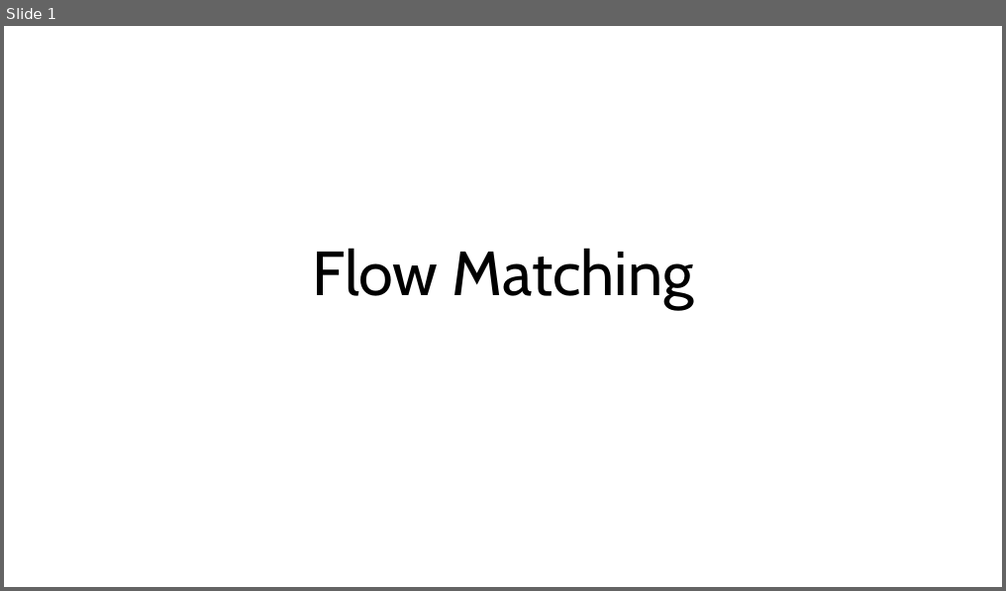
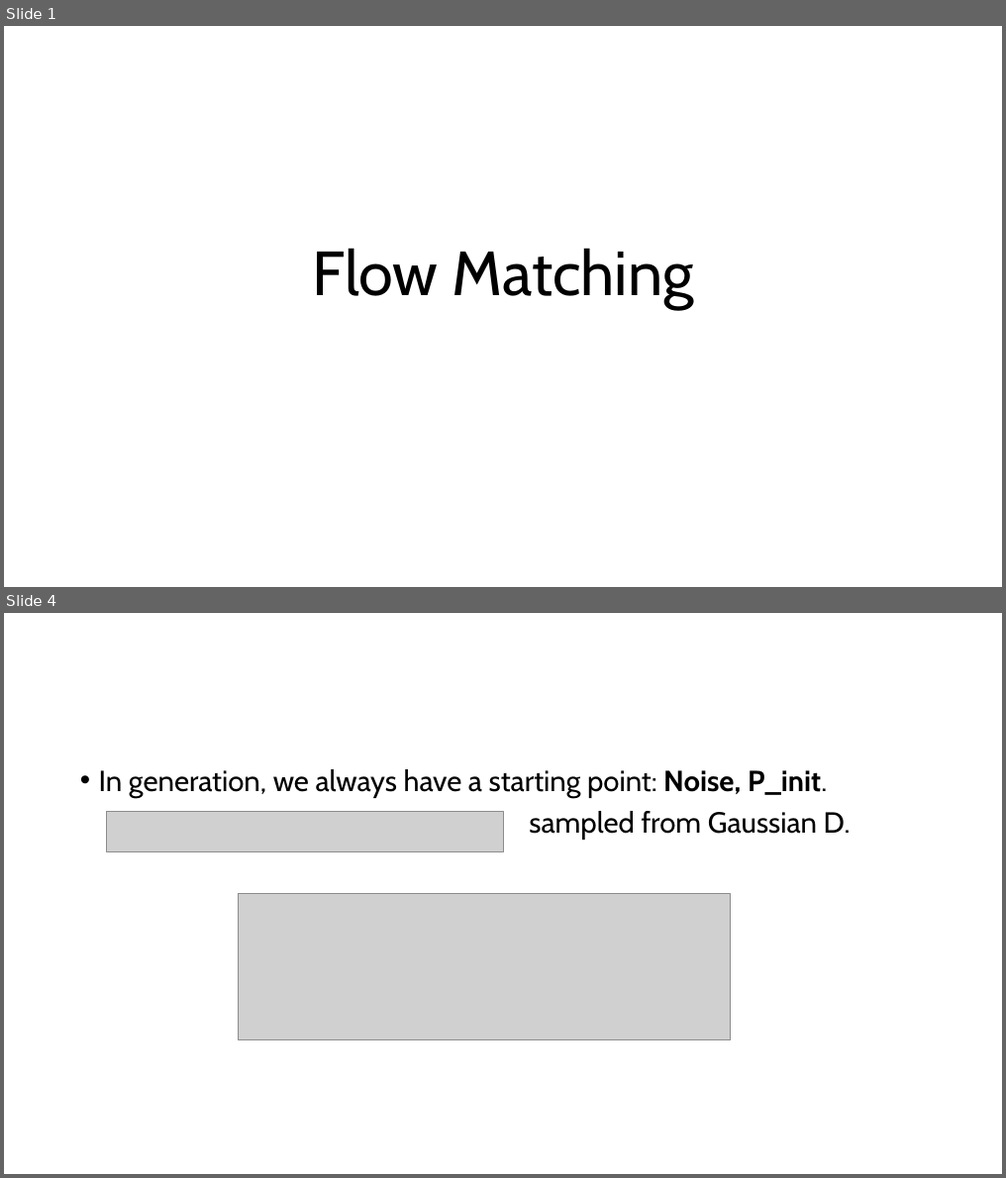
Before and after one commit to SOKOUDJOU-LEOPOLD/Learning-Flow-Matching, a slide deck: Flow Matching.pptx. Shown one above the other, each under a label of ours: slide 1 before the commit, slides 1 and 4 after it; the slides between them are not shown. The pictures are 1006x591 and 1006x1178 pixels, drawn with LibreOffice and Linux fonts; fonts in the diff are those of the drawing; grey boxes stand for pictures. Boxes give left, top, right and bottom in pixels: in the first picture for what was removed or moved away, otherwise in the second. Text is boxed around its words. In the diff, an @@ line names an element or a change of style, - is before the commit and + after.

```diff
--- a/Flow Matching.pptx
+++ b/Flow Matching.pptx
@@ slide 4 added at [4, 613, 1002, 1174], background #FFFFFF @@
@@ text added at [99, 769, 850, 840], 28 pt, text #000000 @@
+• In generation, we always have a starting point: Noise, P_init.
+sampled from Gaussian D.
@@ picture added at [107, 812, 503, 853] @@
@@ picture added at [239, 894, 731, 1041] @@
```
Also in this commit, not shown: 1 slide changed, 34 other slides added, 3 other files.
